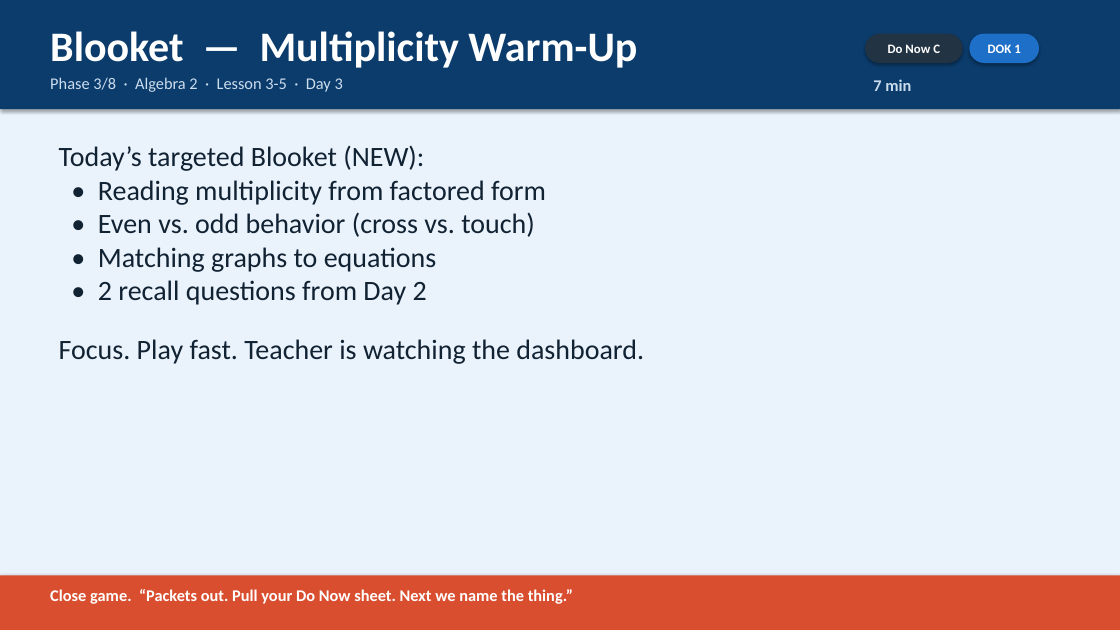
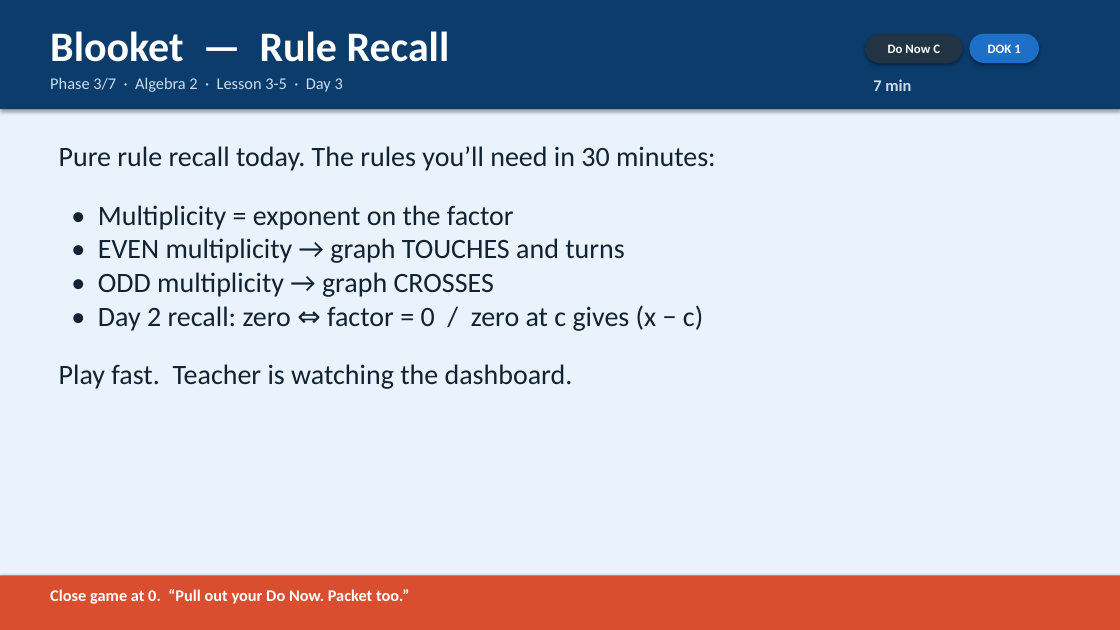
Before and after one commit to robjohncolson/Lesson_planning, a slide deck: slide 4 of Day_3_Slides.pptx. Drawn at 1120x630 pixels with LibreOffice and Linux fonts; fonts in the diff are those of the drawing. Boxes give left, top, right and bottom in pixels: in the first picture for what was removed or moved away, otherwise in the second. Text is boxed around its words. In the diff, an @@ line names an element or a change of style, - is before the commit and + after.

```diff
--- a/Day_3_Slides.pptx
+++ b/Day_3_Slides.pptx
@@ text at <box>50,31,450,62</box>: text changed @@
-Blooket — Multiplicity Warm-Up
+Blooket — Rule Recall
@@ text at <box>50,77,343,92</box>: text changed @@
-Phase 3/8 · Algebra 2 · Lesson 3-5 · Day 3
+Phase 3/7 · Algebra 2 · Lesson 3-5 · Day 3
@@ text at <box>59,146,716,389</box>: text changed @@
-Today’s targeted Blooket (NEW):
-• Reading multiplicity from factored form
-• Even vs. odd behavior (cross vs. touch)
-• Matching graphs to equations
-• 2 recall questions from Day 2
-Focus. Play fast. Teacher is watching the dashboard.
+Pure rule recall today. The rules you’ll need in 30 minutes:
+• Multiplicity = exponent on the factor
+• EVEN multiplicity → graph TOUCHES and turns
+• ODD multiplicity → graph CROSSES
+• Day 2 recall: zero ⇔ factor = 0 / zero at c gives (x − c)
+Play fast. Teacher is watching the dashboard.
@@ text at <box>50,589,409,604</box>: text changed @@
-Close game. “Packets out. Pull your Do Now sheet. Next we name the thing.”
+Close game at 0. “Pull out your Do Now. Packet too.”
```
Also in this commit, not shown: 7 other slides changed, 1 slide removed, 22 other files.
